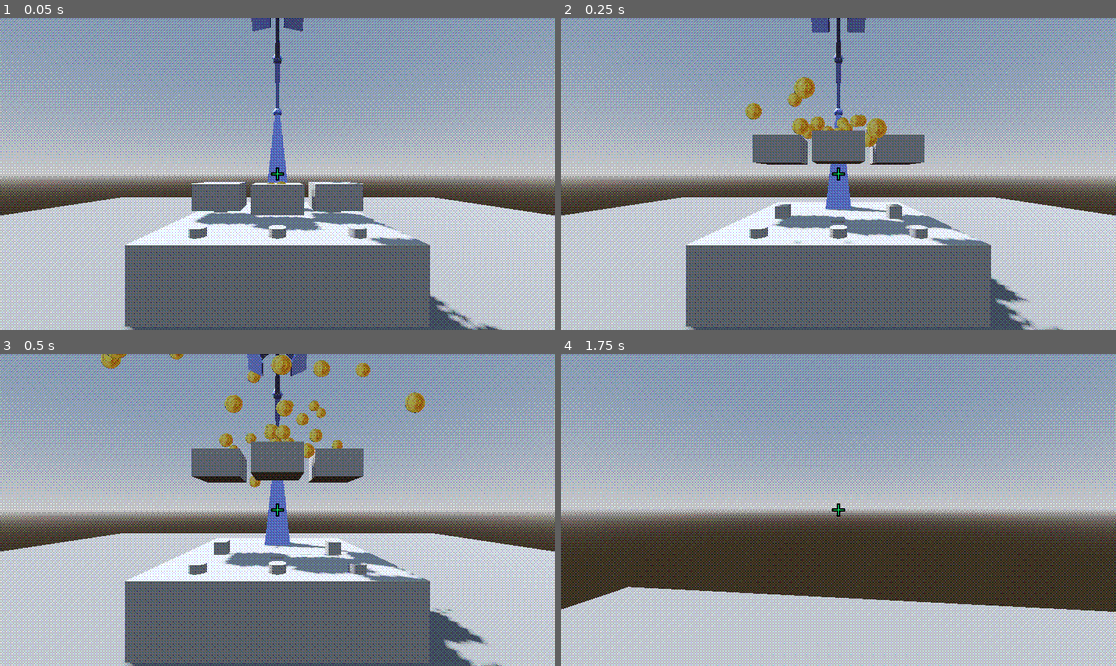
Above: before the commit, frames 1-4 (two rows, left to right).
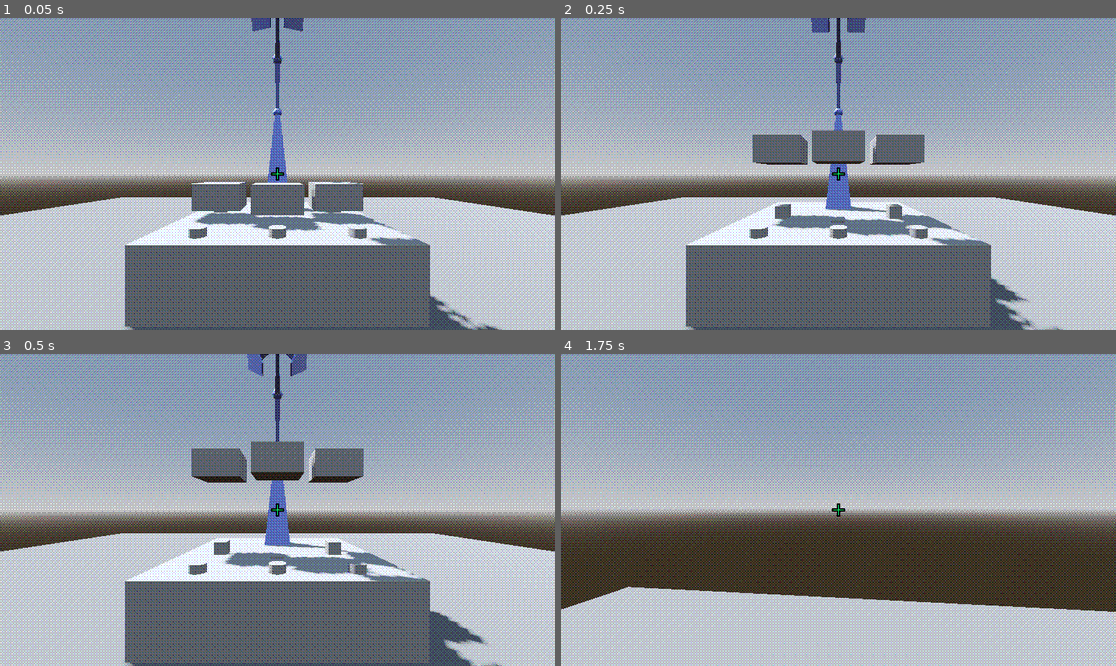
Above: after the commit, the same moments.

Repository: anniesanap/COMP-360-Group-2-Assignment-4
Game: Godot game, scene res://root.tscn
Two runs of this game, one before a commit and one after it. Both use one fixed random seed, a clock stepped at 60 frames per second and the inputs below.
Inputs (mouse positions are in pixels of both pictures, inside the frame that each line leads up to):
- Up to frame 1 (0.05 s): no input
- Up to frame 2 (0.25 s): no input
- Up to frame 3 (0.5 s): no input
- Up to frame 4 (1.75 s): move the mouse to (866, 510) at 0.52 s; hold E (interact) 0.53-1.28 s; hold W (move_forward) from 0.53 s (still down); tap Space (jump) at 0.77, 1.52 s; move the mouse to (810, 510) at 1.27 s; tap E (interact) at 1.35 s

The runs differ from the first frame. In frame 1, less than 0.1% of the frame differs, in the area x 48-52%, y 52-54%; in frame 2, 1.1%; in frame 3, 1.9%, in the area x 18-83%, y 0-84%; in frame 4, nothing differs.

Commit message:
If bowl has coin, when arm grabs it do particle effect

Diff:
--- a/bowl.gd
+++ b/bowl.gd
@@ -1,6 +1,7 @@
 extends RigidBody3D
 var initialImpulse: Vector3 = Vector3(0,5,0)
 var object: RigidBody3D = null
+var coin: bool = false
 
 @onready var root = $/root/root
 
@@ -11,3 +12,5 @@
 func spawn_item() -> void:
 	if object.get_parent() == null:
 		root.add_child(object)
+	if coin:
+		add_child(load("res://coin_explosion.tscn").instantiate())
--- a/root.gd
+++ b/root.gd
@@ -9,8 +9,8 @@
 	for bowl in bowls:
 		var object: RigidBody3D
 		if bowl == bowls[coin_bowl]:
-			bowl.add_child(load("res://coin_explosion.tscn").instantiate())
 			object = load("res://coin.tscn").instantiate()
+			bowl.coin = true
 		else:
 			object = load("res://orange.tscn").instantiate()
 		object.transform.origin = bowl.global_position
